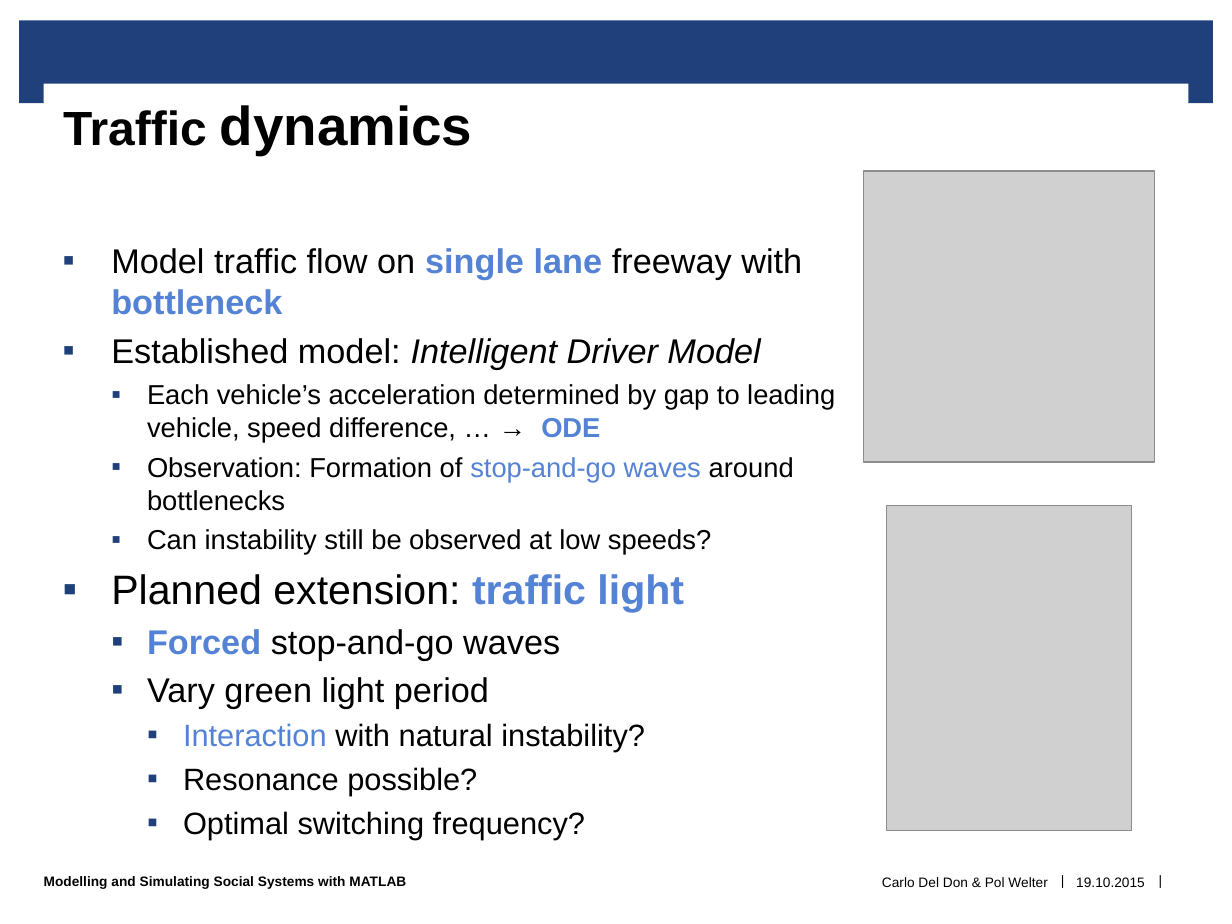
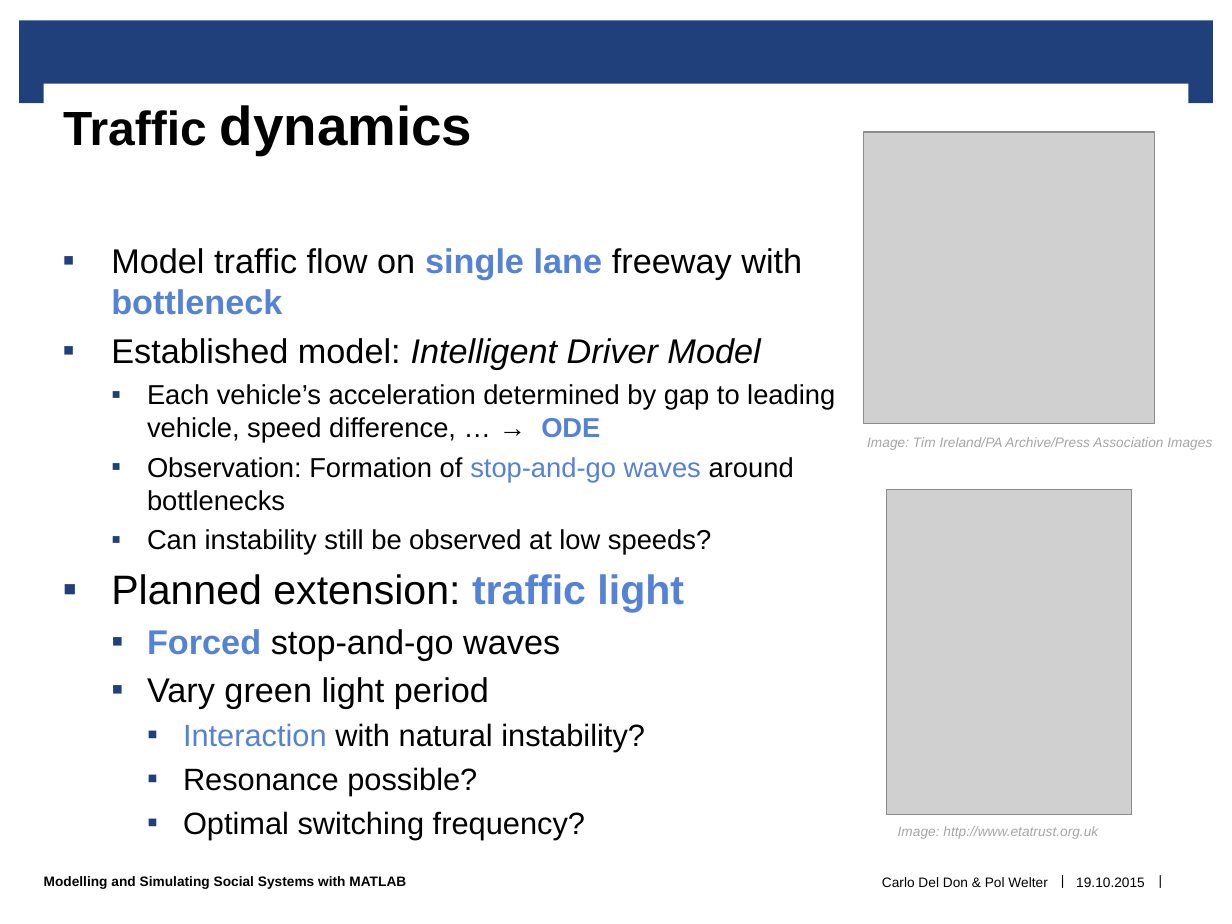
Before and after one commit to cdeldon/traffic_simulation, a slide deck: slide 1 of flashtalk/flashtalk.pptx. Drawn at 1232x924 pixels with LibreOffice and Linux fonts; fonts in the diff are those of the drawing; grey boxes stand for pictures; background and template pictures are left out. Boxes give left, top, right and bottom in pixels: in the first picture for what was removed or moved away, otherwise in the second. Text is boxed around its words. In the diff, an @@ line names an element or a change of style, - is before the commit and + after.

Commit message:
Specified image sources

```diff
--- a/flashtalk/flashtalk.pptx
+++ b/flashtalk/flashtalk.pptx
@@ picture: place and size @@
-picture at box(864, 171, 1154, 462)
+picture at box(864, 132, 1154, 423)
@@ text added at box(867, 437, 1212, 450), 8 pt, text #A6A6A6, italic @@
+Image: Tim Ireland/PA Archive/Press Association Images
@@ picture: place and size @@
-picture at box(887, 505, 1132, 830)
+picture at box(887, 489, 1132, 814)
@@ text added at box(898, 826, 1098, 839), 8 pt, text #A6A6A6, italic @@
+Image: http://www.etatrust.org.uk
```
Also in this commit, not shown: 1 other file.
